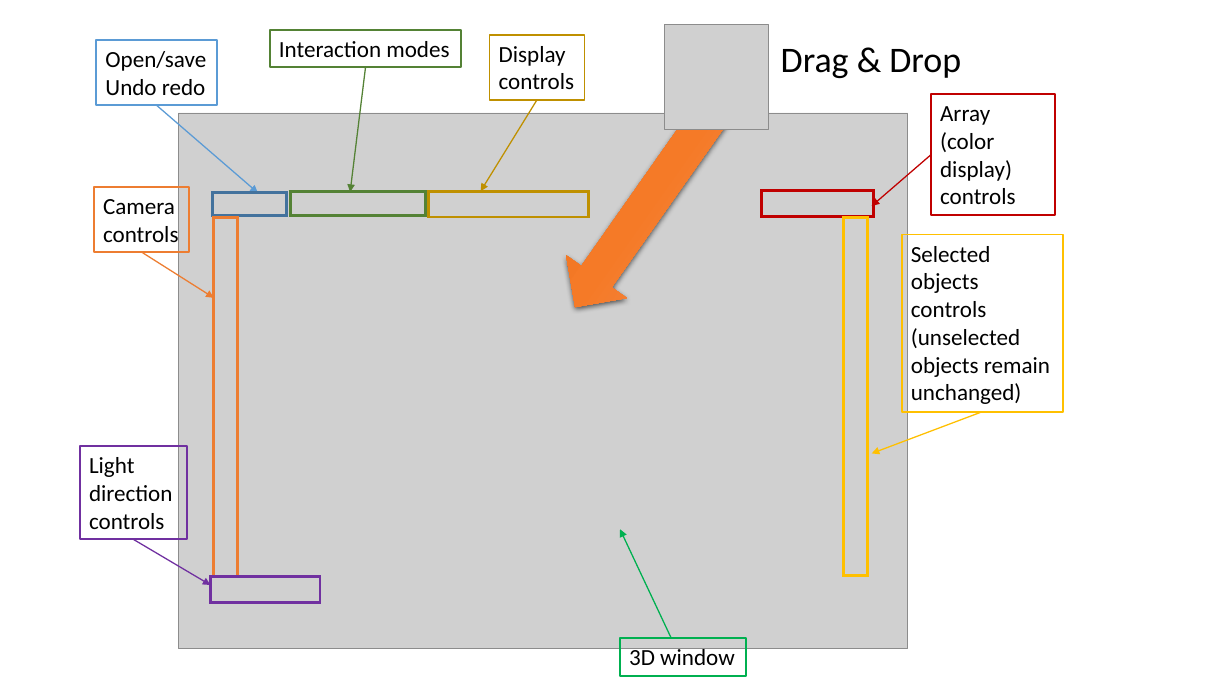
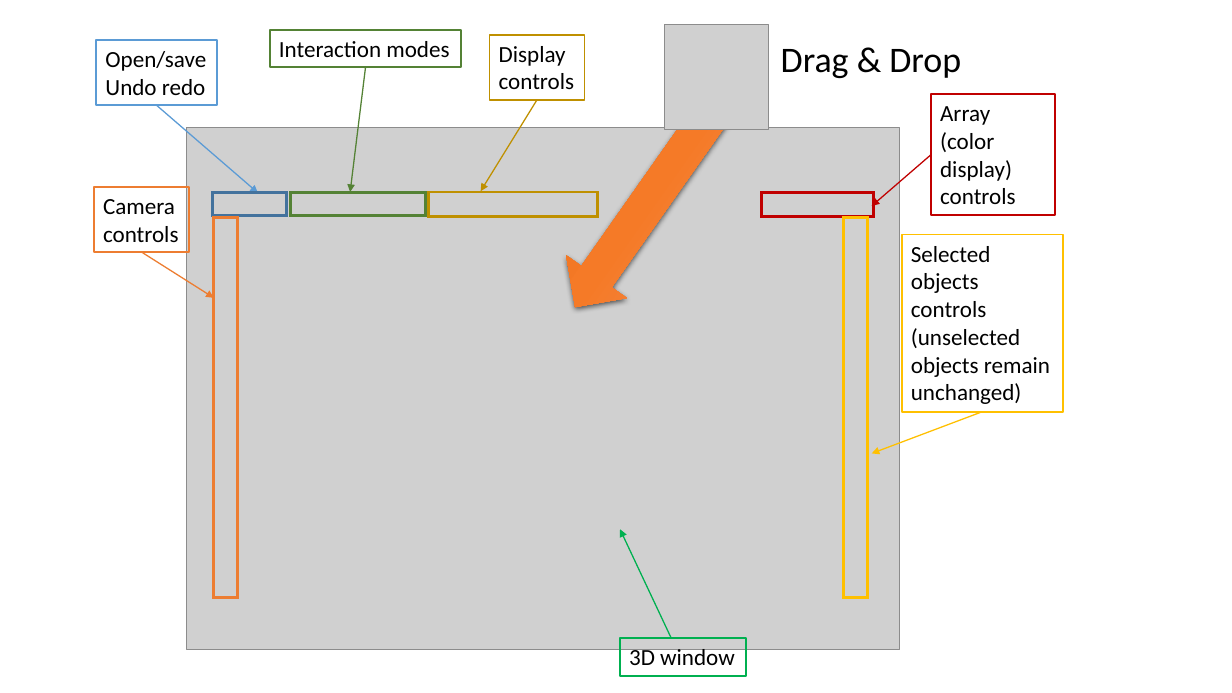
Before and after one commit to morphomuseum/MorphoDig-User-Guide, a slide deck: slide 1 of images/03/gui.pptx. Drawn at 1232x693 pixels with LibreOffice and Linux fonts; fonts in the diff are those of the drawing; grey boxes stand for pictures. Boxes give left, top, right and bottom in pixels: in the first picture for what was removed or moved away, otherwise in the second. Text is boxed around its words. In the diff, an @@ line names an element or a change of style, - is before the commit and + after.

```diff
--- a/images/03/gui.pptx
+++ b/images/03/gui.pptx
@@ picture: place and size @@
-picture at [178,113,908,649]
+picture at [187,128,899,650]
@@ rectangle: place and size @@
-rectangle at [429,191,589,217]
+rectangle at [429,192,598,216]
@@ rectangle: place and size @@
-rectangle at [213,218,238,577]
+rectangle at [213,218,238,598]
@@ rectangle: place and size @@
-rectangle at [844,217,868,576]
+rectangle at [844,217,868,598]
@@ rectangle removed at [79,446,187,540] @@
-Light direction
-controls
@@ arrow removed from (133, 540) to (211, 585) @@
@@ rectangle removed at [211,577,321,603] @@
```
Also in this commit, not shown: 46 other files.
